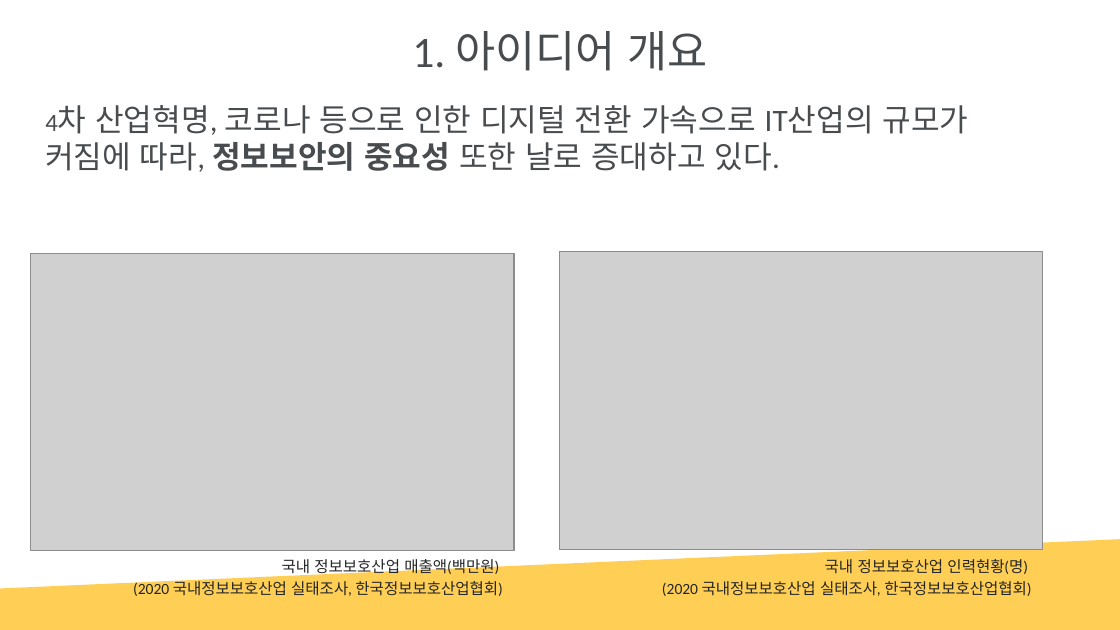
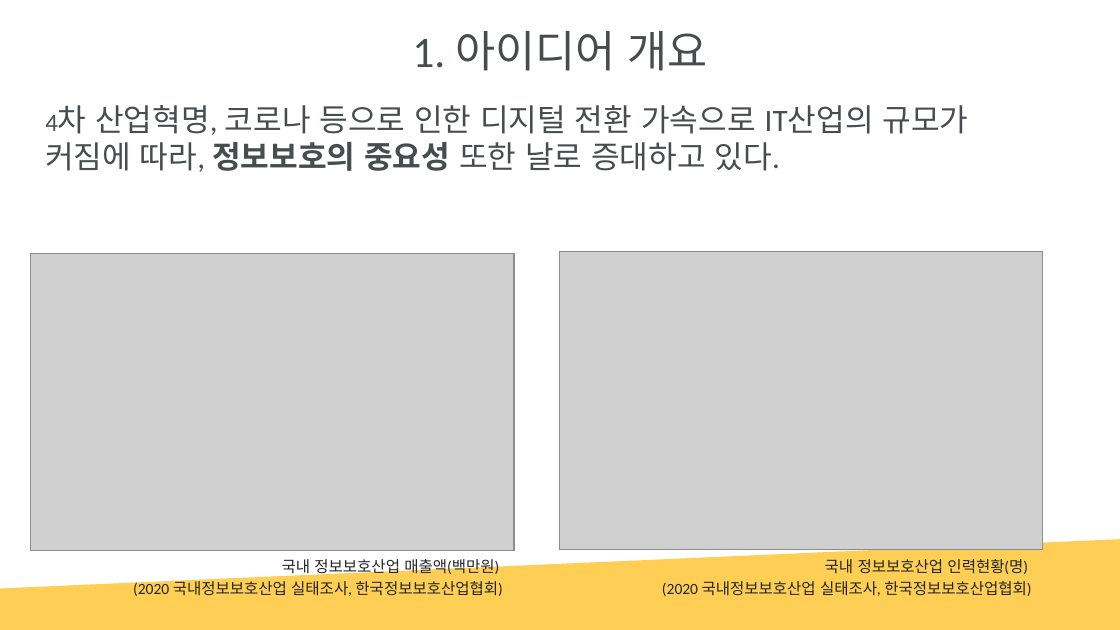
Before and after one commit to J-hyun1229/SoftWareProject1_SymmetricKeyCryptographyAlgorithm, a slide deck: slide 4 of 기말 제출물/소프 기말프로젝트 사업계획서_최종수정본_18017103 황제현.pptx. Drawn at 1120x630 pixels with LibreOffice and Linux fonts; fonts in the diff are those of the drawing; grey boxes stand for pictures; background and template pictures are left out. Boxes give left, top, right and bottom in pixels: in the first picture for what was removed or moved away, otherwise in the second. Text is boxed around its words. In the diff, an @@ line names an element or a change of style, - is before the commit and + after.

```diff
--- a/기말 제출물/소프 기말프로젝트 사업계획서_최종수정본_18017103 황제현.pptx
+++ b/기말 제출물/소프 기말프로젝트 사업계획서_최종수정본_18017103 황제현.pptx
@@ text at (45,105,968,172): text changed @@
-4차 산업혁명, 코로나 등으로 인한 디지털 전환 가속으로 IT산업의 규모가 커짐에 따라, 정보보안의 중요성 또한 날로 증대하고 있다.
+4차 산업혁명, 코로나 등으로 인한 디지털 전환 가속으로 IT산업의 규모가 커짐에 따라, 정보보호의 중요성 또한 날로 증대하고 있다.
```
Also in this commit, not shown: 1 other slide changed, 14 other files.
